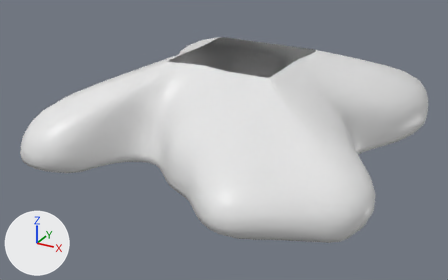
What one commit did to the Blender file 3DSources/Hell.blend.
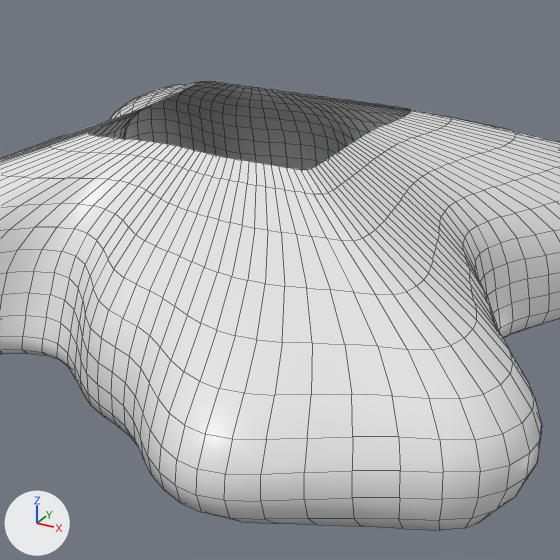
Old and new are each drawn whole from a 50 mm lens placed at (15.02, -29.39, 14.12), pointed at (0.02, -2.13, 0.49) and again close up on the part from 29% to 86% of the width and 0% to 91% of the height. The axes (+X, +Y, +Z) are drawn at lower left. The lights are the same throughout. The close-ups show mesh edges as thin lines.

In view in the first close-up: 'Hell'.
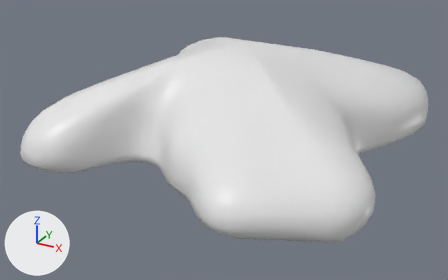
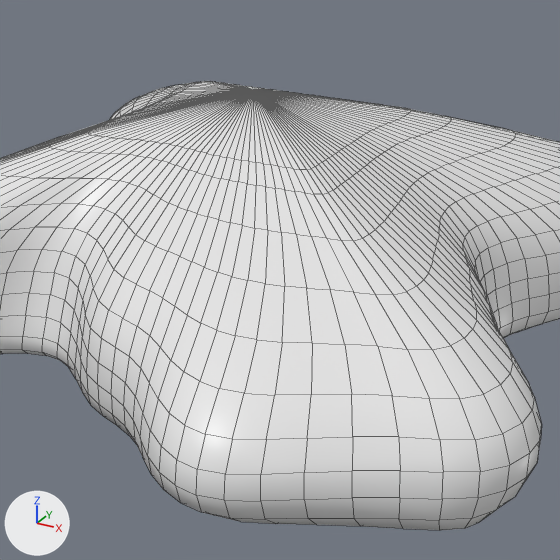
The edits, one by one:
me_hell is used by ob_hell; location (0.0, 0.0, 0.0).
me_hell had 2369 vertices, 2304 faces and spanned x -9.0..9.6, y -10.8..9.0, z -0.4..4.7.
me_hell now has 2370 vertices, 2432 faces and spans x -9.0..9.6, y -10.8..9.0, z -0.4..5.5.
Part 1, on me_hell:
1 vertex is added at (0.1, 0.0, 5.5).
128 new faces join them.

Boxes (x1, y1, x2, y2) around the edits, measured in the close-ups (560 x 560 px):
part 1 of me_hell, added: after (89, 81, 411, 170)
